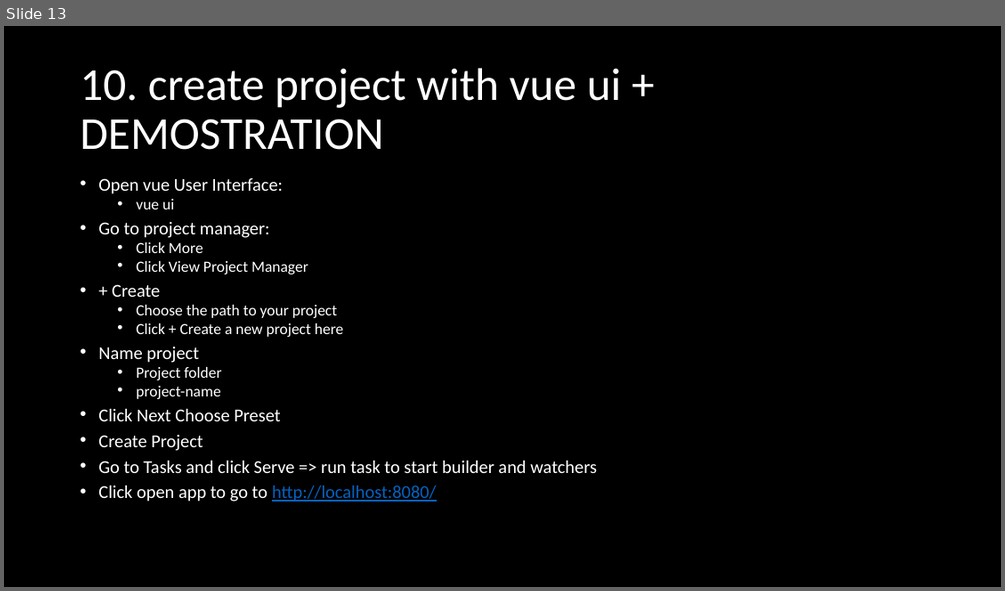
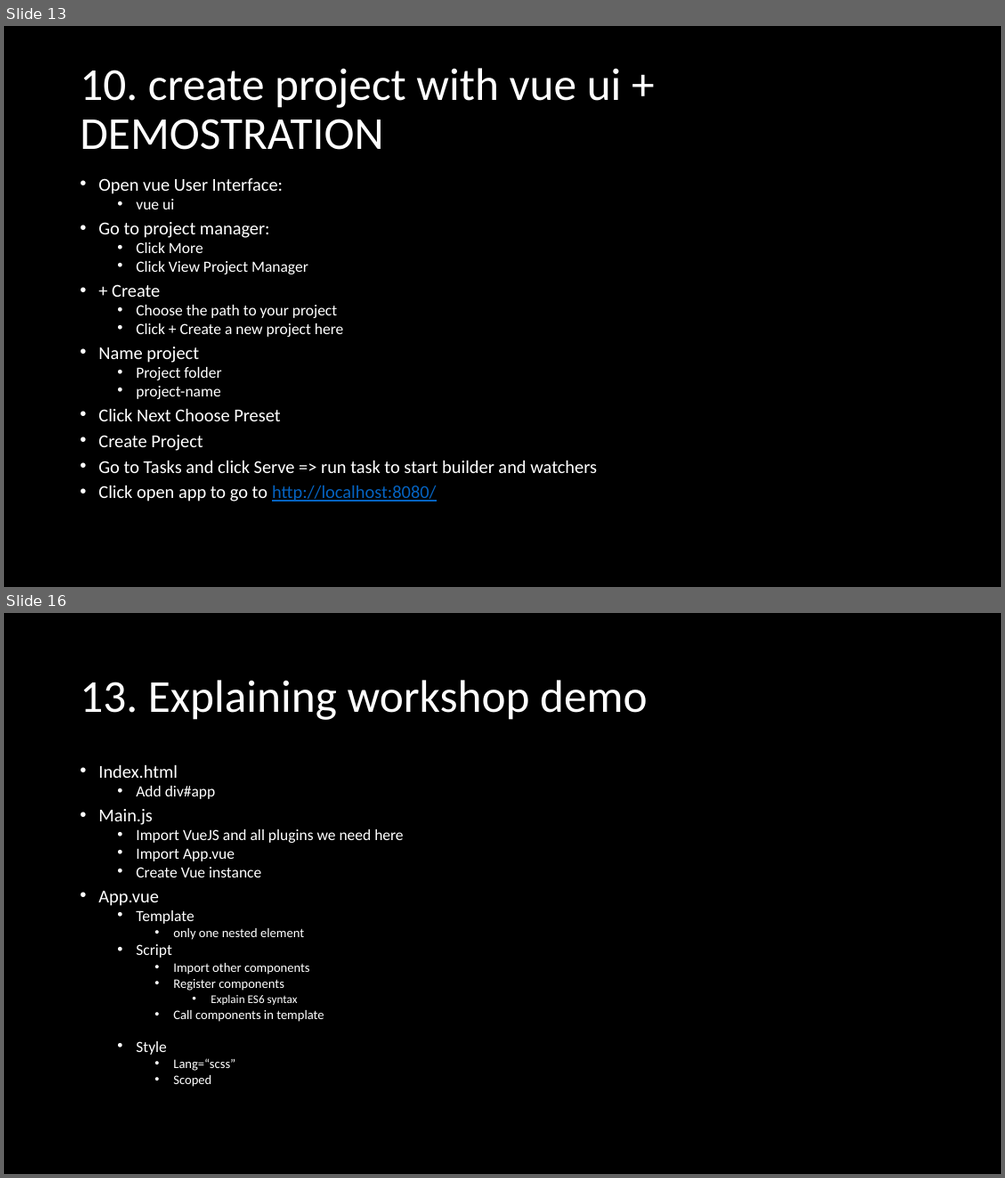
Before and after one commit to vuchkov/vuejs-basics, a slide deck: slides/VueJS Basics and Vue CLI 3 workshop by Boris Nekezov.pptx. Shown one above the other, each under a label of ours: slide 13 before the commit, slides 13 and 16 after it; the slides between them are not shown. The pictures are 1005x591 and 1005x1178 pixels, drawn with LibreOffice and Linux fonts; fonts in the diff are those of the drawing. Boxes give left, top, right and bottom in pixels: in the first picture for what was removed or moved away, otherwise in the second. Text is boxed around its words. In the diff, an @@ line names an element or a change of style, - is before the commit and + after.

Commit message:
Update demo and slides

```diff
--- a/slides/VueJS Basics and Vue CLI 3 workshop by Boris Nekezov.pptx
+++ b/slides/VueJS Basics and Vue CLI 3 workshop by Boris Nekezov.pptx
@@ slide 16 added at box(4, 613, 1001, 1174), background #000000 @@
@@ title added at box(80, 680, 647, 720), 44 pt, text #FFFFFF @@
+13. Explaining workshop demo
@@ text added at box(98, 764, 403, 1086), 12.5 pt, text #FFFFFF @@
+• Index.html
+  • Add div#app
+• Main.js
+  • Import VueJS and all plugins we need here
+  • Import App.vue
+  • Create Vue instance
+• App.vue
+  • Template
+    • only one nested element
+  • Script
+    • Import other components
+    • Register components
+      • Explain ES6 syntax
+    • Call components in template
+  • Style
+    • Lang=“scss”
+    • Scoped
```
Also in this commit, not shown: 2 slides changed, 2 other slides added, 4 other files.
